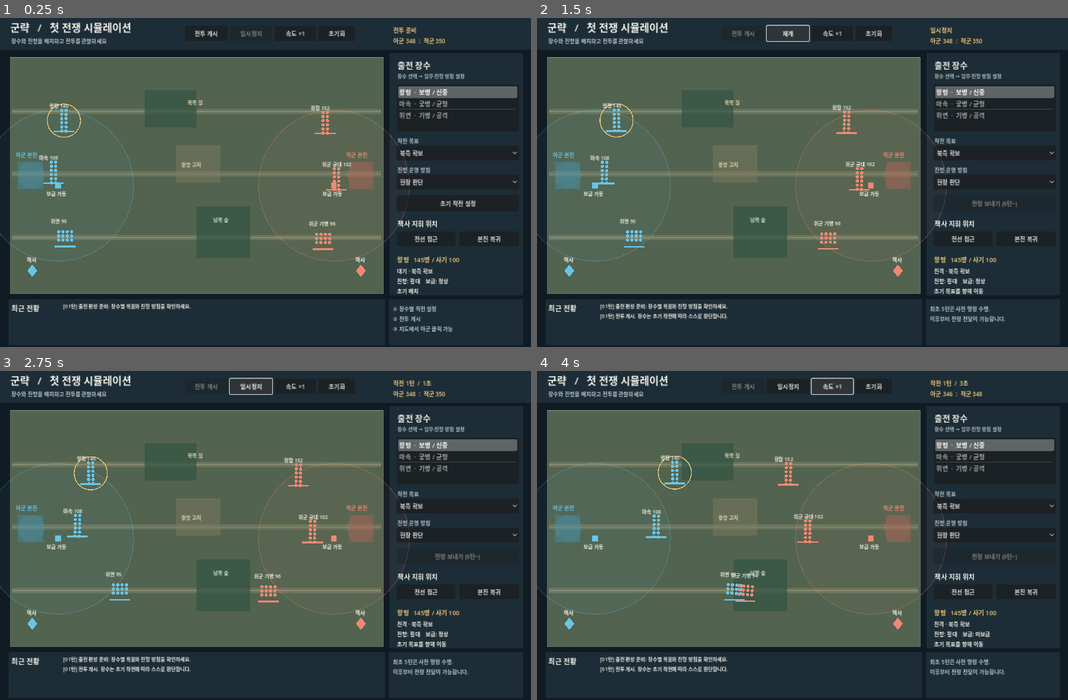
Above: before the commit, frames 1-4 (two rows, left to right).
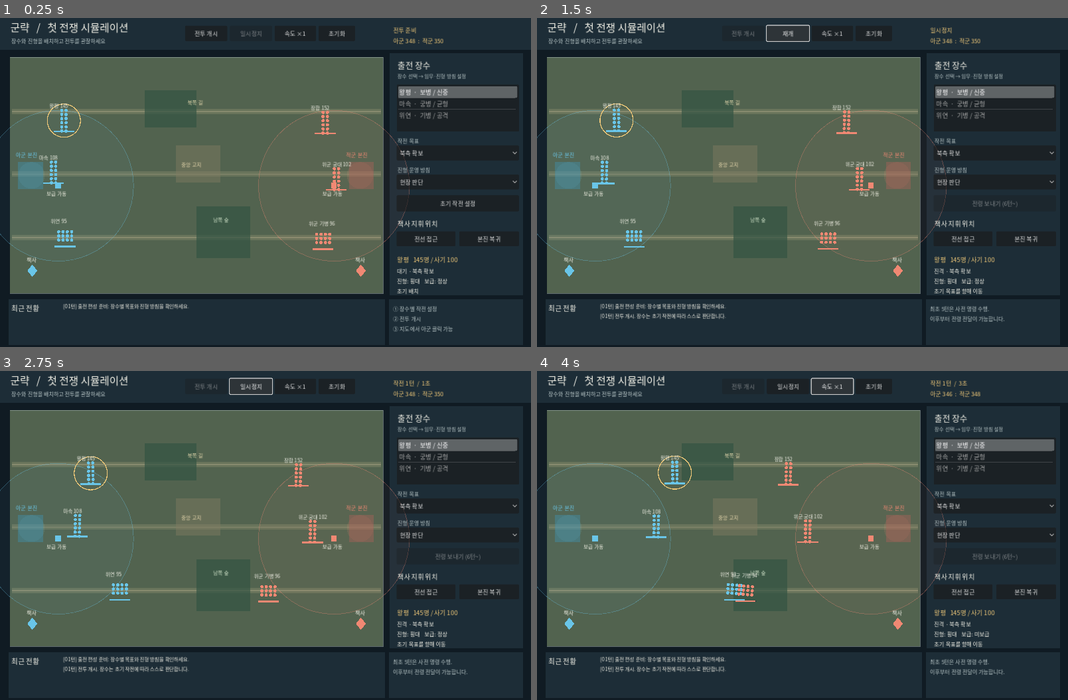
Above: after the commit, the same moments.

Repository: slows28/gunryak
Game: Godot game, scene res://main.tscn
Same seed, same stepped clock (60 frames per second), same inputs: the game is played once before the commit and once after it.
Inputs:
- Up to frame 1 (0.25 s): no input
- Up to frame 2 (1.5 s): click "전투 개시" at 0.5 s; click "일시정지" at 1.25 s
- Up to frame 3 (2.75 s): click "재개" at 2 s
- Up to frame 4 (4 s): click "속도 ×1" at 2.75 s; click "속도 ×2" at 3.5 s

The runs differ from the first frame. In frame 1, 2.7% of the frame differs, in the area x 2-95%, y 1-96%; in frame 2, 2.9%; in frame 3, 3.0%, in the area x 2-95%, y 1-93%; in frame 4, 3.0%.

Commit message:
fix(ui): use Korean system font across HUD and tactical canvas

Diff:
--- a/scripts/game.gd
+++ b/scripts/game.gd
@@ -12,6 +12,7 @@
 const COL_GOLD: Color = Color("#efc878")
 
 var sim = WarSim.new()
+var korean_font: SystemFont
 var selected_id: int = 0
 var step_buffer: float = 0.0
 var ui_clock: float = 0.0
@@ -32,11 +33,27 @@
 var apply_btn: Button
 
 func _ready() -> void:
+    _install_korean_font()
     _build_interface()
     _refresh_unit_list()
     _select_unit()
     _refresh_hud()
     queue_redraw()
+
+# Use a platform Korean-capable system font for both Control text and custom
+# CanvasItem.draw_string(). The bundled default font has no Hangul glyphs.
+# Linux CI installs fonts-nanum; Windows normally provides Malgun Gothic.
+func _install_korean_font() -> void:
+    korean_font = SystemFont.new()
+    korean_font.font_names = PackedStringArray([
+        "NanumGothic", "Malgun Gothic", "Noto Sans CJK KR",
+        "Apple SD Gothic Neo", "UnDotum", "Arial Unicode MS"
+    ])
+    korean_font.allow_system_fallback = true
+    var ui_theme := Theme.new()
+    ui_theme.default_font = korean_font
+    ui_theme.default_font_size = 14
+    theme = ui_theme
 
 func _build_interface() -> void:
     _label("군략   /   첫 전쟁 시뮬레이션", Vector2(25, 9), Vector2(420, 35), 25, COL_TEXT)
@@ -342,6 +359,5 @@
     _draw_string(value, _screen(pos), font_size, shade)
 
 func _draw_string(value: String, where: Vector2, font_size: int, shade: Color) -> void:
-    var fallback: Font = ThemeDB.fallback_font
-    if fallback != null:
-        draw_string(fallback, where, value, HORIZONTAL_ALIGNMENT_LEFT, -1, font_size, shade)
+    if korean_font != null:
+        draw_string(korean_font, where, value, HORIZONTAL_ALIGNMENT_LEFT, -1, font_size, shade)
--- a/tests/screenshot.gd
+++ b/tests/screenshot.gd
@@ -16,6 +16,13 @@
     game = MAIN_SCENE.instantiate()
     root.add_child(game)
     await process_frame
+    # Check real glyph availability: a successful PNG with tofu is not a pass.
+    var font: Font = game.get("korean_font")
+    if font == null or not font.has_char(0xAD70) or not font.has_char(0xB7B5):
+        push_error("KOREAN_FONT_FAIL: 군략 glyphs missing from selected font")
+        quit(1)
+        return
+    print("KOREAN_FONT_PASS: 군략 glyphs available")
     await RenderingServer.frame_post_draw
     if not _save_frame("before_battle.png"):
         quit(1)
